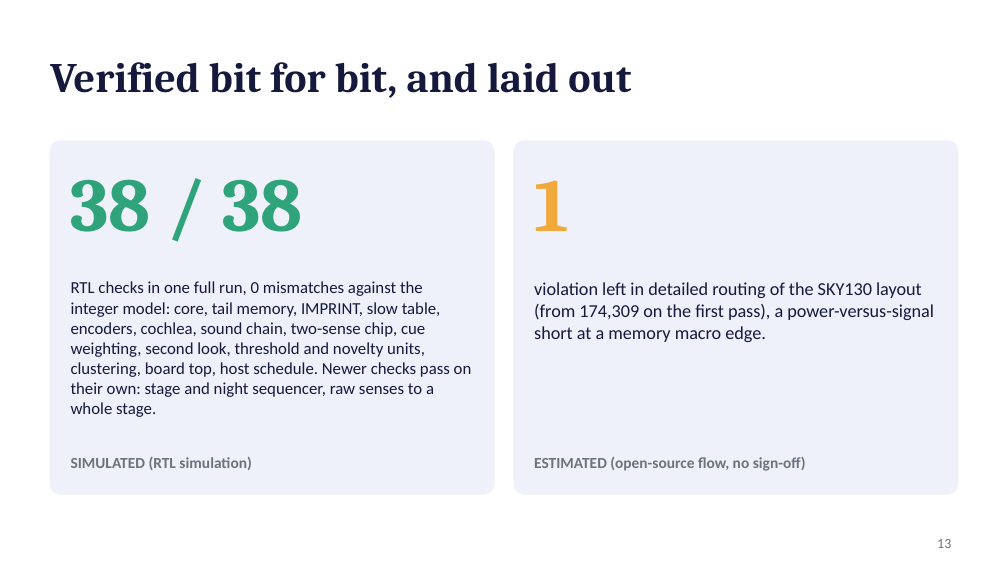
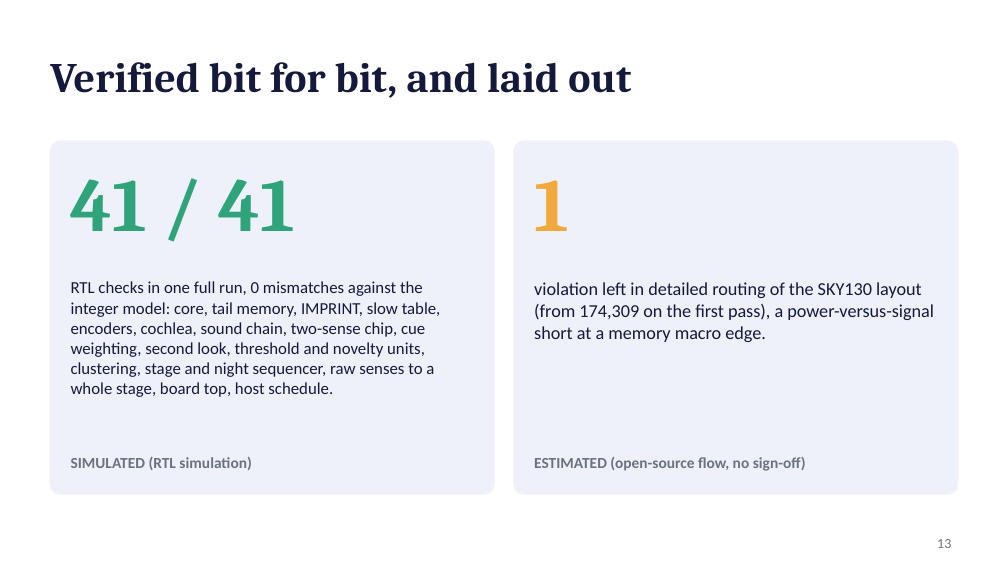
Before and after one commit to kurosaki11op-art/gpu2.0, a slide deck: slide 13 of docs/L_pitch_final.pptx. Drawn at 1008x567 pixels with LibreOffice and Linux fonts; fonts in the diff are those of the drawing. Boxes give left, top, right and bottom in pixels: in the first picture for what was removed or moved away, otherwise in the second. Text is boxed around its words. In the diff, an @@ line names an element or a change of style, - is before the commit and + after.

```diff
--- a/docs/L_pitch_final.pptx
+++ b/docs/L_pitch_final.pptx
@@ text at [71, 179, 294, 231]: text changed @@
-38 / 38
+41 / 41
@@ text at [71, 281, 441, 397]: text changed @@
-RTL checks in one full run, 0 mismatches against the integer model: core, tail memory, IMPRINT, slow table, encoders, cochlea, sound chain, two-sense chip, cue weighting, second look, threshold and novelty units, clustering, board top, host schedule. Newer checks pass on their own: stage and night sequencer, raw senses to a whole stage.
+RTL checks in one full run, 0 mismatches against the integer model: core, tail memory, IMPRINT, slow table, encoders, cochlea, sound chain, two-sense chip, cue weighting, second look, threshold and novelty units, clustering, stage and night sequencer, raw senses to a whole stage, board top, host schedule.
```
Also in this commit, not shown: 3 other files.
